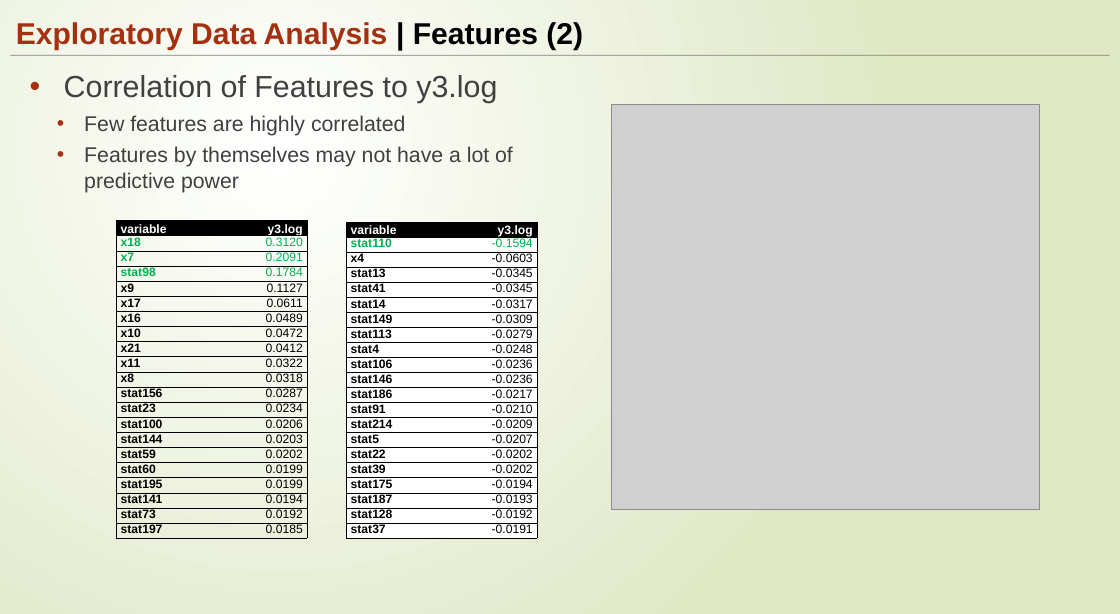
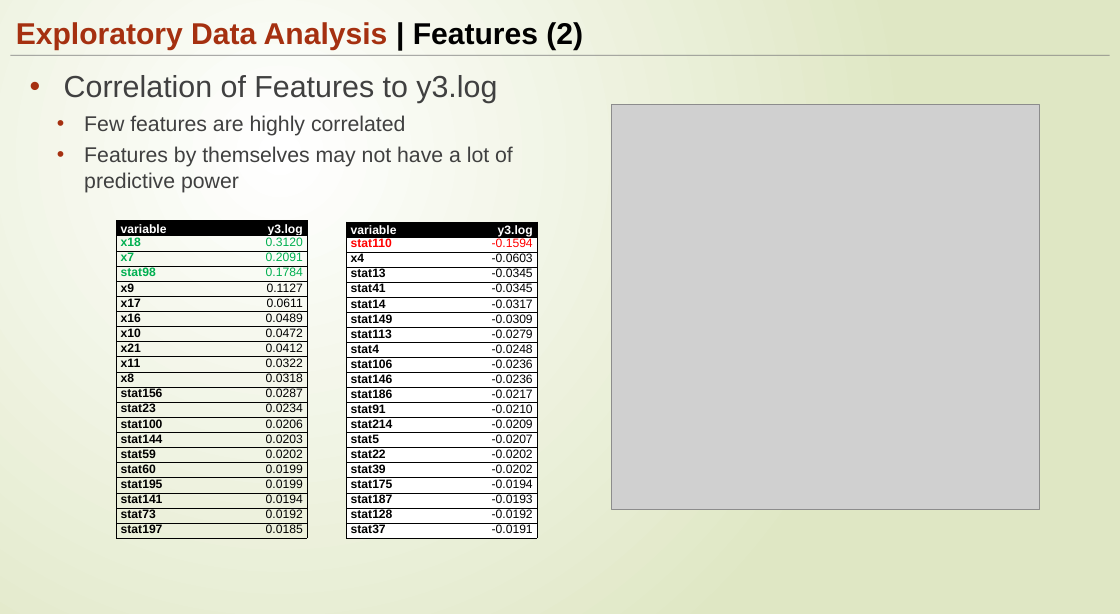
Before and after one commit to ngupta23/DS6372-PredictingPerformanceIntegratedCircuits1, a slide deck: slide 8 of Presentation/MSDS6372_Project1_Presentationv2.pptx. Drawn at 1120x614 pixels with LibreOffice and Linux fonts; fonts in the diff are those of the drawing; grey boxes stand for pictures. Boxes give left, top, right and bottom in pixels: in the first picture for what was removed or moved away, otherwise in the second. Text is boxed around its words. In the diff, an @@ line names an element or a change of style, - is before the commit and + after.

```diff
--- a/Presentation/MSDS6372_Project1_Presentationv2.pptx
+++ b/Presentation/MSDS6372_Project1_Presentationv2.pptx
@@ table at [347,222,537,538] @@
@@ text colour #00B050 to #FF0000 in "stat110", "-0.1594" @@
```
Also in this commit, not shown: 6 other slides changed, 3 other files.
